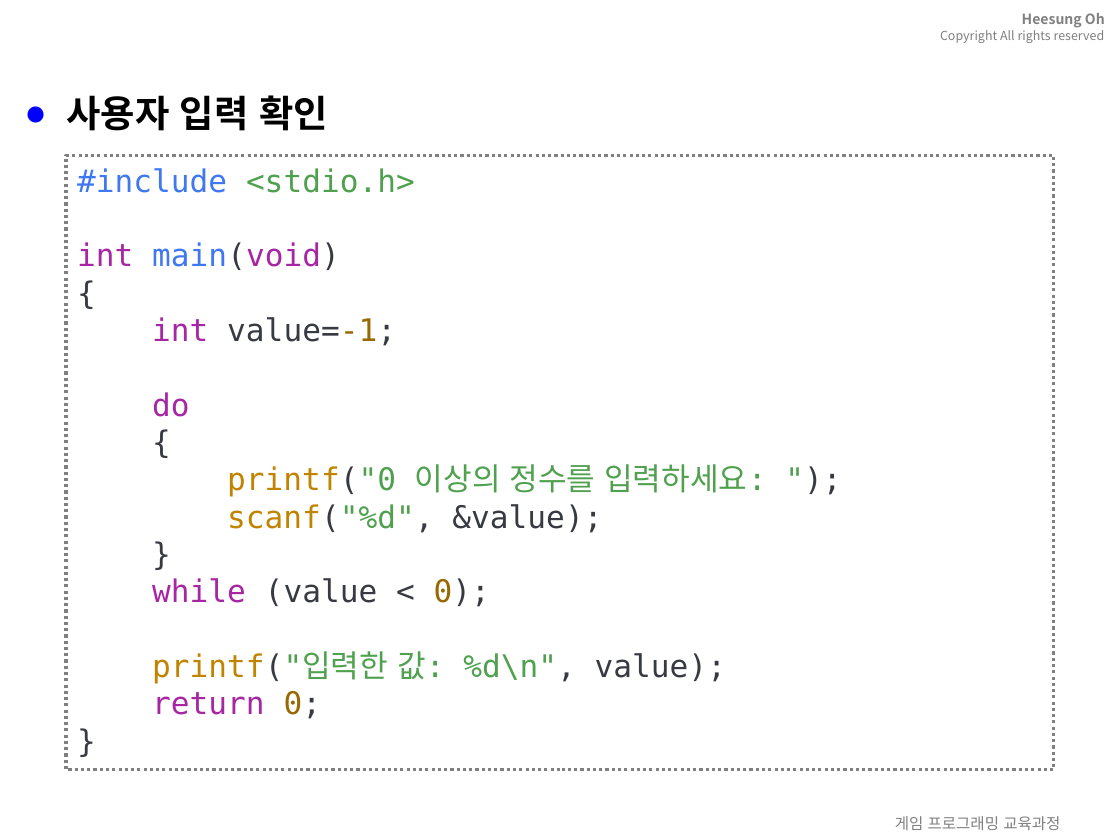
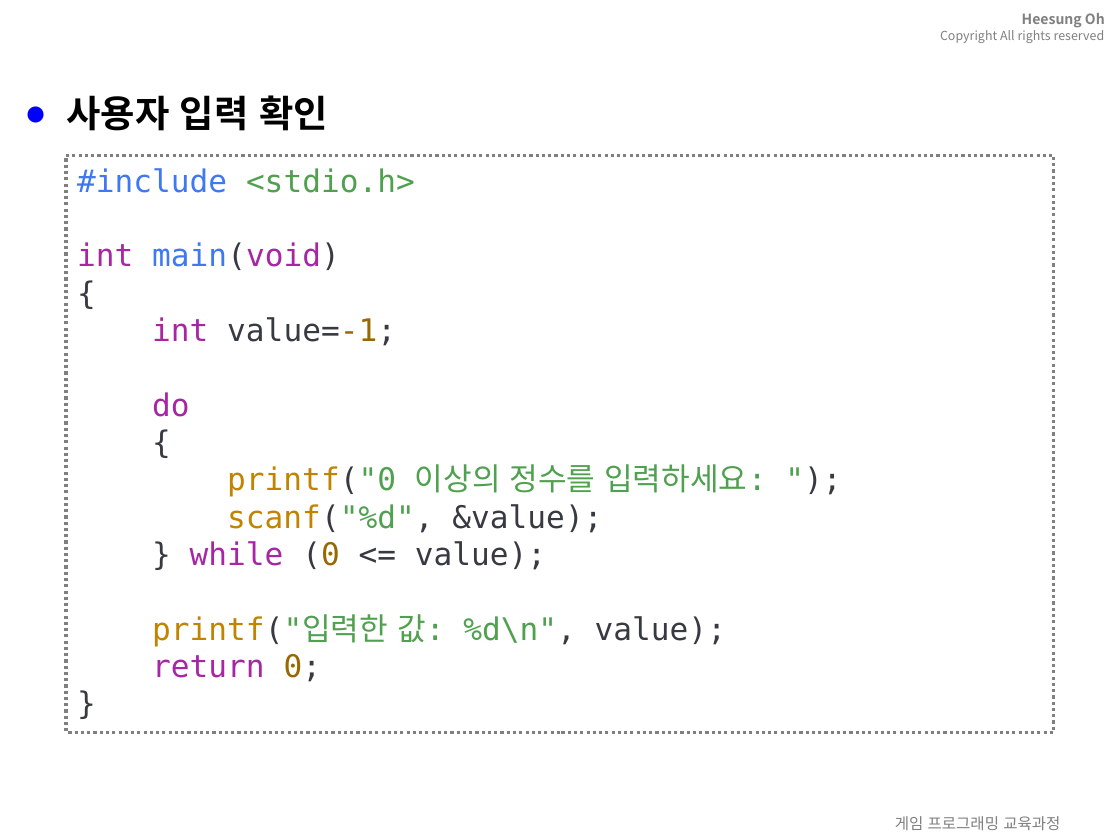
Before and after one commit to 3dapi/bs01_c, a slide deck: slide 25 of ppt/07.C언어-제어문_반복문.pptx. Drawn at 1120x840 pixels with LibreOffice and Linux fonts; fonts in the diff are those of the drawing; background and template pictures are left out. Boxes give left, top, right and bottom in pixels: in the first picture for what was removed or moved away, otherwise in the second. Text is boxed around its words. In the diff, an @@ line names an element or a change of style, - is before the commit and + after.

```diff
--- a/ppt/07.C언어-제어문_반복문.pptx
+++ b/ppt/07.C언어-제어문_반복문.pptx
@@ rectangle "#include <stdio.h> int main(void) { ...": place and size @@
-rectangle "#include <stdio.h> int main(void) { ..." at (66,156,1054,771)
+rectangle "#include <stdio.h> int main(void) { ..." at (66,156,1054,732)
@@ text in rectangle at (77,168,766,682): text changed @@
-#include <stdio.h>
-int main(void)
-{
-int value=-1;
-do
-{
-printf("0 이상의 정수를 입력하세요: ");
-scanf("%d", &value);
-}
-while (value < 0);
-printf("입력한 값: %d\n", value);
-return 0;
-}
+#include <stdio.h>
+int main(void)
+{
+int value=-1;
+do
+{
+printf("0 이상의 정수를 입력하세요: ");
+scanf("%d", &value);
+} while (0 <= value);
+printf("입력한 값: %d\n", value);
+return 0;
+}
```
Also in this commit, not shown: 3 other slides changed, 54 other files.
